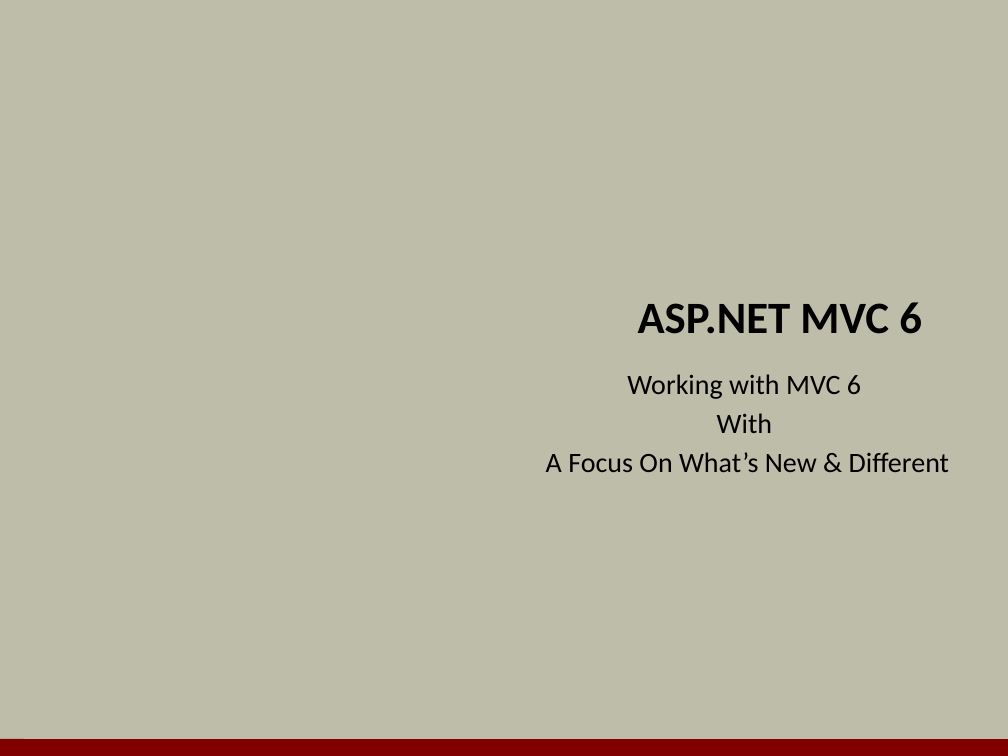
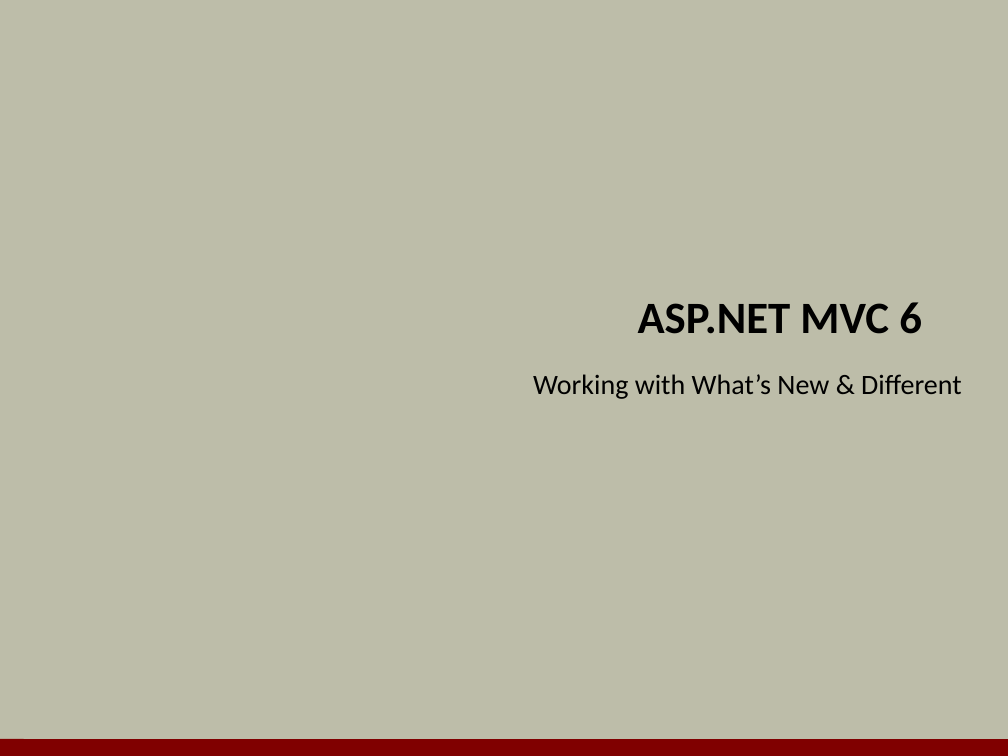
Before and after one commit to OdeToCode/classes, a slide deck: slide 1 of aspnet5/slides/a2_mvc6.pptx. Drawn at 1008x756 pixels with LibreOffice and Linux fonts; fonts in the diff are those of the drawing; background and template pictures are left out. Boxes give left, top, right and bottom in pixels: in the first picture for what was removed or moved away, otherwise in the second. Text is boxed around its words. In the diff, an @@ line names an element or a change of style, - is before the commit and + after.

```diff
--- a/aspnet5/slides/a2_mvc6.pptx
+++ b/aspnet5/slides/a2_mvc6.pptx
@@ subtitle at box(533, 374, 962, 399): text changed @@
-Working with MVC 6
-With
-A Focus On What’s New & Different
+Working with What’s New & Different
```
Also in this commit, not shown: 1 other slide changed, 12 slides added, 3 slides removed.
